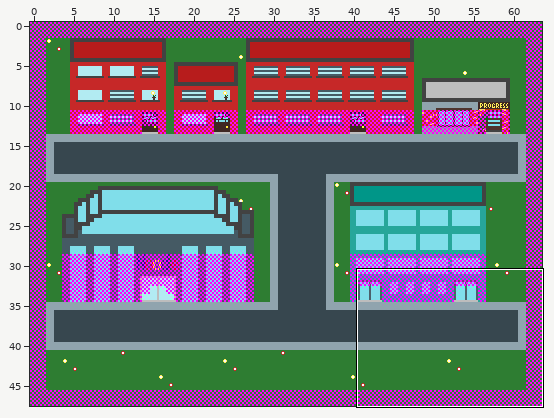
A Tiled map gets an edit: Sumimasen/core/assets/maps/map.tmx. The picture above shows the old version from afar; the outline marks the close-up.
Close-up. As it was:
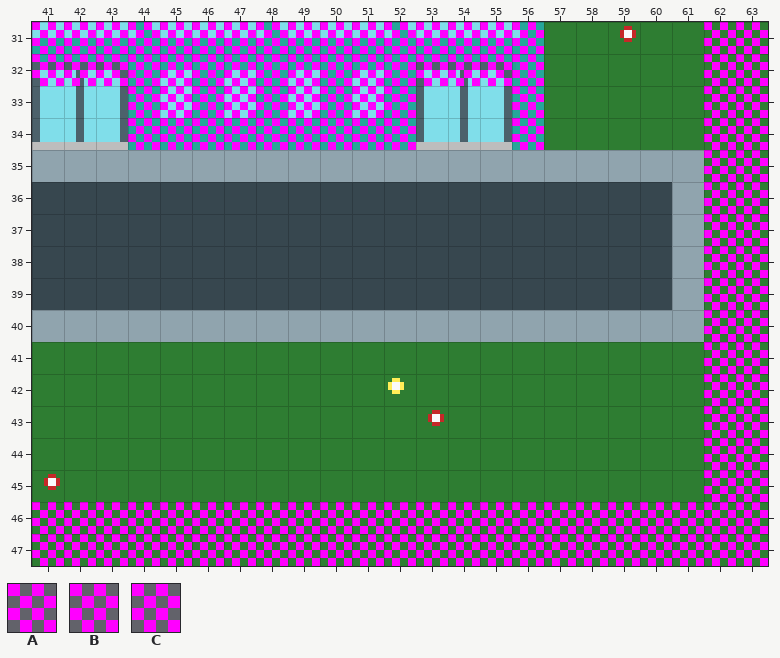
Cells are 8x8 px. Shown: x 41..63, y 31..47. The commit also changed other parts of the map, which this record leaves out.
Key: from "tileset": A 128, B 129, C 192.
_ is an empty cell.
Layers that did not change in this view are not listed.
Layer "Collision" before, first column x 41:
31 BBBBBBBBBBBBBBBB_____CB
32 BBBBBBBBBBBBBBBB_____AB
33 ___BBBBBBBBB___B_____CB
34 ___BBBBBBBBB___B_____AB
35 _____________________CB
36 _____________________AB
37 _____________________CB
38 _____________________AB
39 _____________________CB
40 _____________________AB
41 _____________________CB
42 _____________________AB
43 _____________________CB
44 _____________________AB
45 _____________________CB
46 BABABABABABABABABABABAB
47 BCBCBCBCBCBCBCBCBCBCBCB
After:
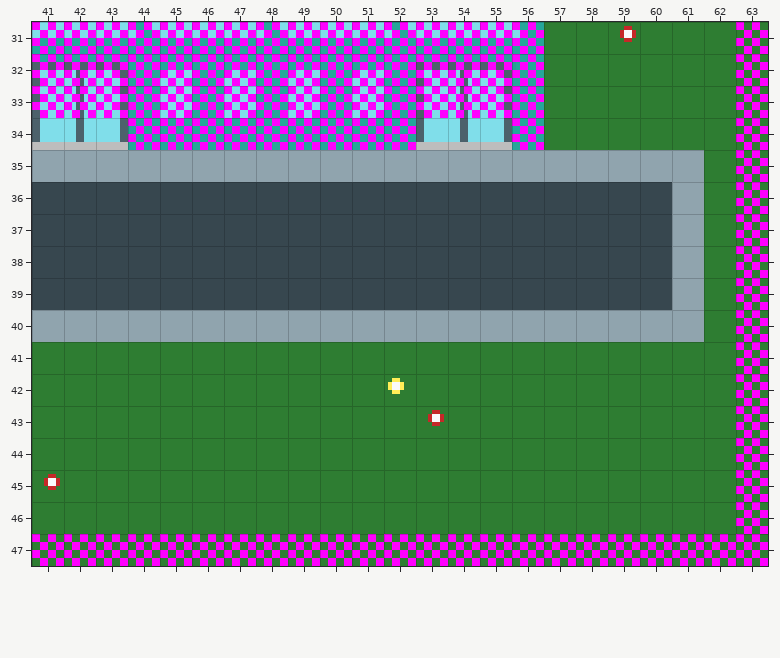
The exact change:
Layer "Collision":
y 31: x 62 C -> _
y 32: x 62 A -> _
y 33: x 41..43 ___ -> BBB; x 53..55 ___ -> BBB; x 62 C -> _
y 34: x 62 A -> _
y 35: x 62 C -> _
y 36: x 62 A -> _
y 37: x 62 C -> _
y 38: x 62 A -> _
y 39: x 62 C -> _
y 40: x 62 A -> _
y 41: x 62 C -> _
y 42: x 62 A -> _
y 43: x 62 C -> _
y 44: x 62 A -> _
y 45: x 62 C -> _
y 46: x 41..62 BABABABABABABABABABABA -> ______________________
